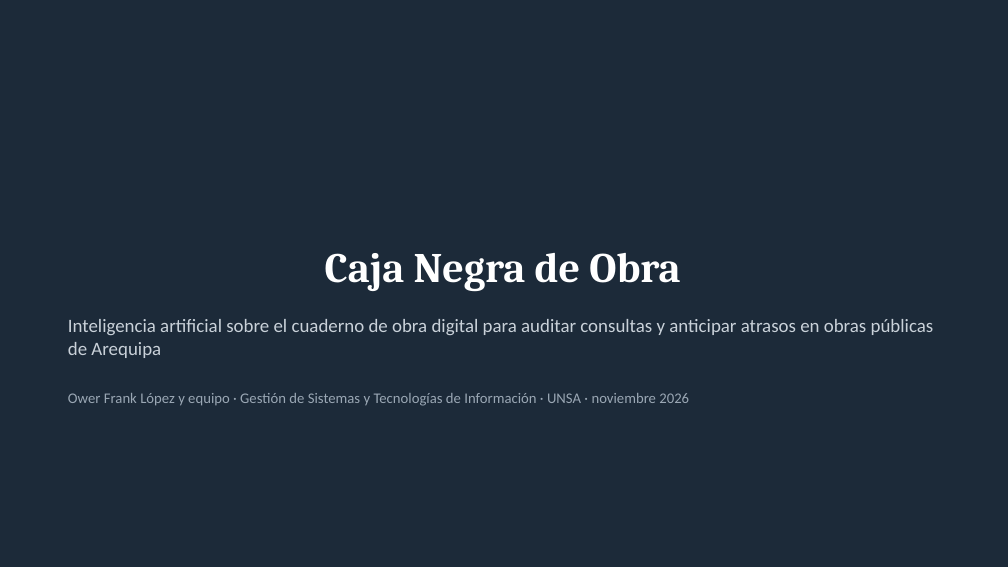
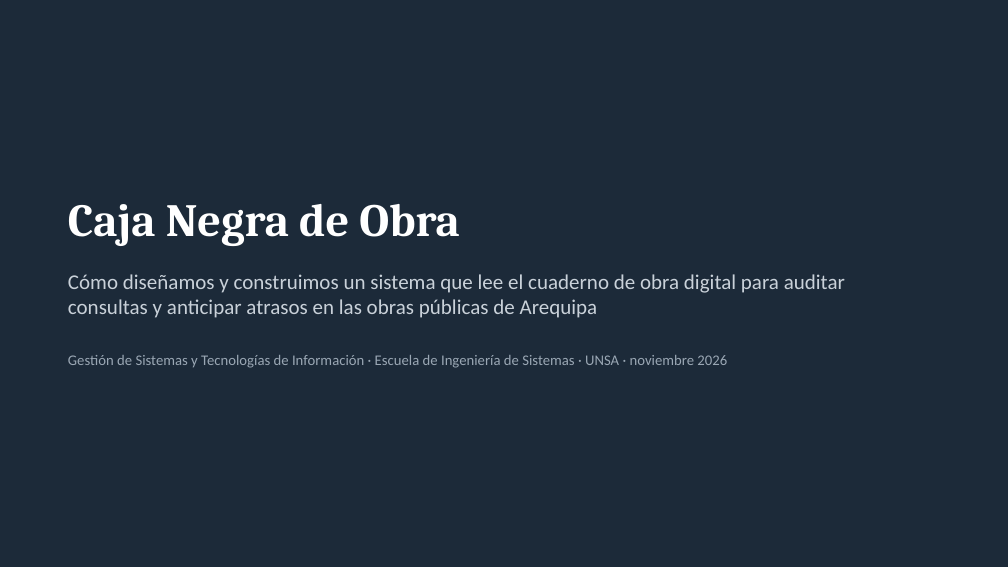
Before and after one commit to OwerLopez/caja-negra-obras, a slide deck: slide 1 of diapositivas/Caja_Negra_de_Obra.pptx. Drawn at 1008x567 pixels with LibreOffice and Linux fonts; fonts in the diff are those of the drawing. Boxes give left, top, right and bottom in pixels: in the first picture for what was removed or moved away, otherwise in the second. Text is boxed around its words. In the diff, an @@ line names an element or a change of style, - is before the commit and + after.

```diff
--- a/diapositivas/Caja_Negra_de_Obra.pptx
+++ b/diapositivas/Caja_Negra_de_Obra.pptx
@@ title "Caja Negra de Obra": place and size @@
-title "Caja Negra de Obra" at box(325, 253, 680, 292)
+title "Caja Negra de Obra" at box(68, 204, 460, 246)
@@ title "Caja Negra de Obra" at box(68, 204, 460, 246): size 40 to 44 pt; alignment centre to left @@
@@ text at box(68, 274, 845, 368): text changed; size 18 to 20 pt @@
-Inteligencia artificial sobre el cuaderno de obra digital para auditar consultas y anticipar atrasos en obras públicas de Arequipa
-Ower Frank López y equipo · Gestión de Sistemas y Tecnologías de Información · UNSA · noviembre 2026
+Cómo diseñamos y construimos un sistema que lee el cuaderno de obra digital para auditar consultas y anticipar atrasos en las obras públicas de Arequipa
+Gestión de Sistemas y Tecnologías de Información · Escuela de Ingeniería de Sistemas · UNSA · noviembre 2026
```
Also in this commit, not shown: 10 other slides changed, 19 slides added, 14 slides removed, 4 other files.
